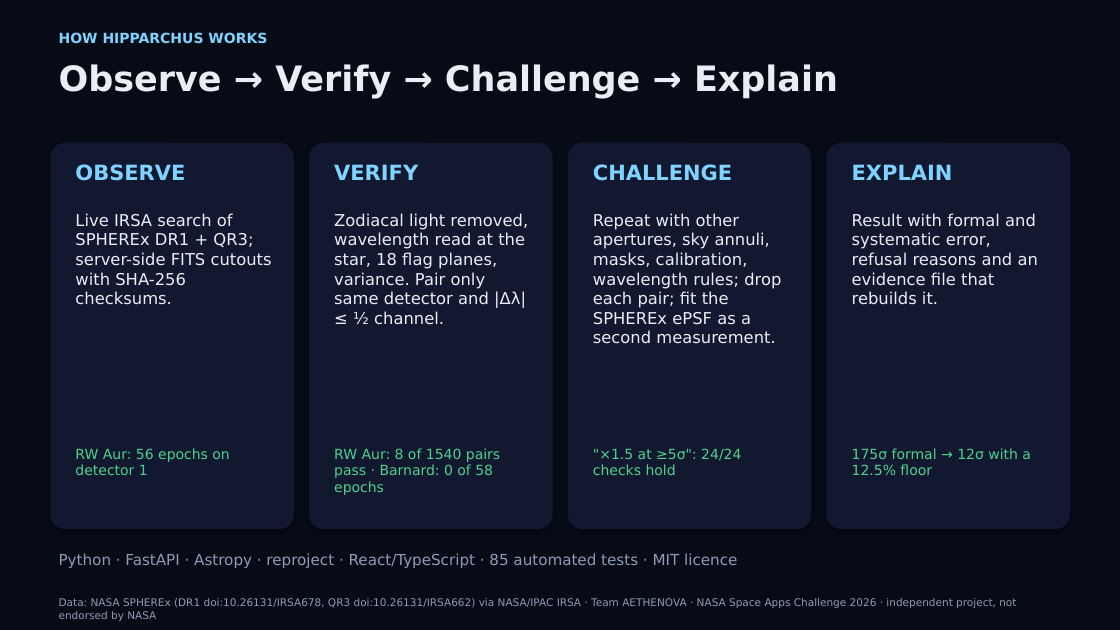
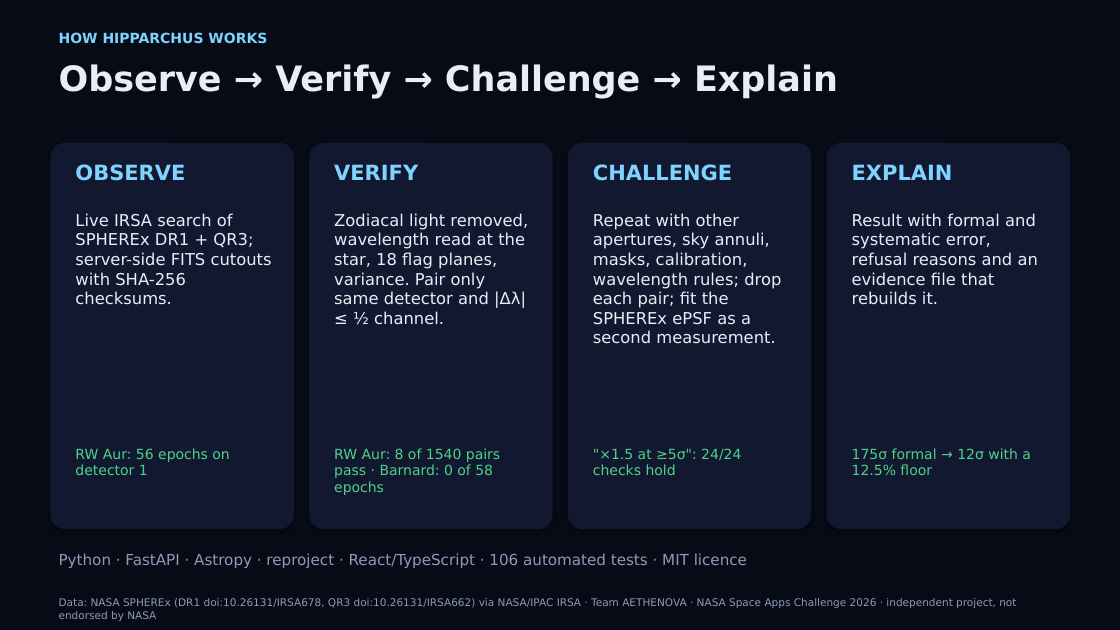
Before and after one commit to evantampa129/HIPPARCHUS-SpaceApps2026, a slide deck: slide 3 of presentation/HIPPARCHUS_AETHENOVA_FINAL.pptx. Drawn at 1120x630 pixels with LibreOffice and Linux fonts; fonts in the diff are those of the drawing. Boxes give left, top, right and bottom in pixels: in the first picture for what was removed or moved away, otherwise in the second. Text is boxed around its words. In the diff, an @@ line names an element or a change of style, - is before the commit and + after.

```diff
--- a/presentation/HIPPARCHUS_AETHENOVA_FINAL.pptx
+++ b/presentation/HIPPARCHUS_AETHENOVA_FINAL.pptx
@@ text at [59, 553, 747, 568]: text changed @@
-Python · FastAPI · Astropy · reproject · React/TypeScript · 85 automated tests · MIT licence
+Python · FastAPI · Astropy · reproject · React/TypeScript · 106 automated tests · MIT licence
```
Also in this commit, not shown: 50 other files.
